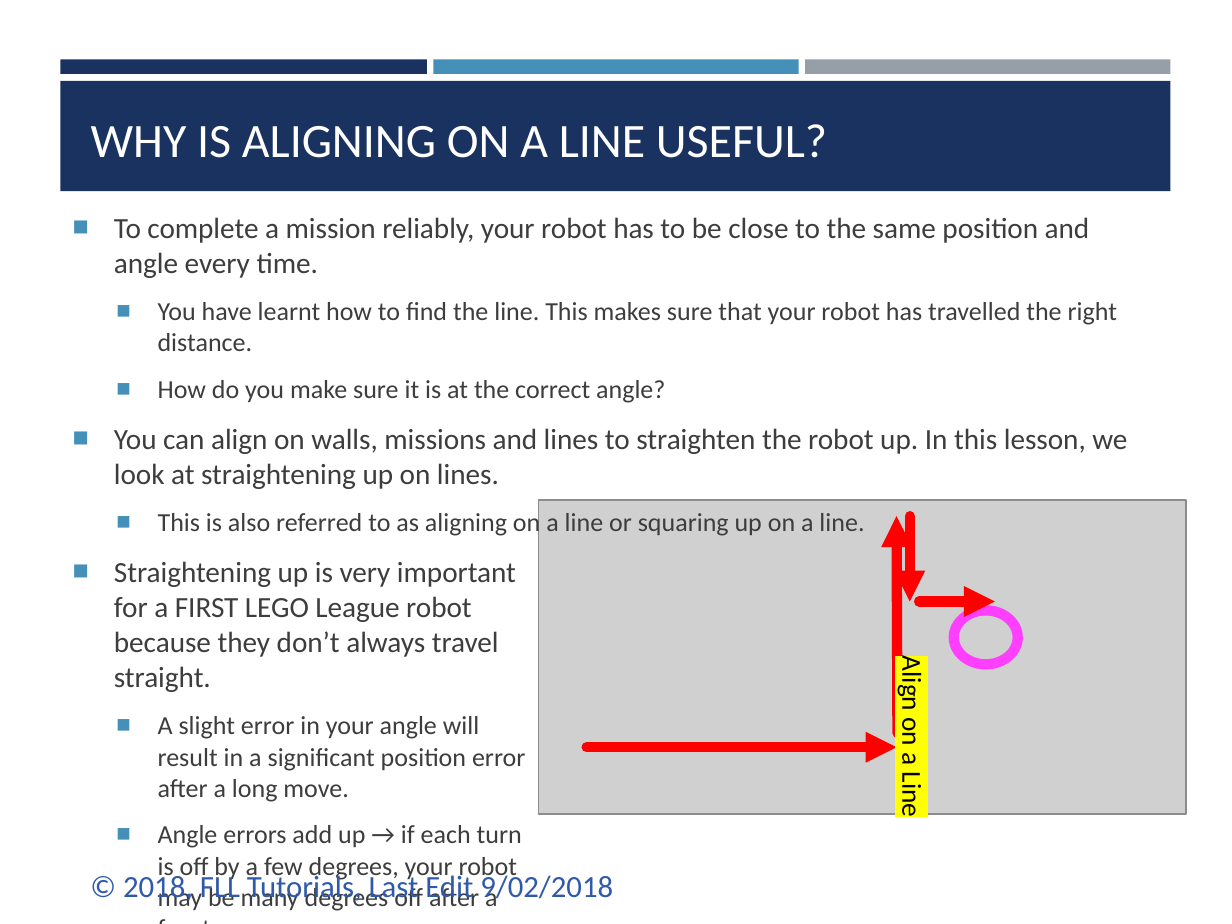
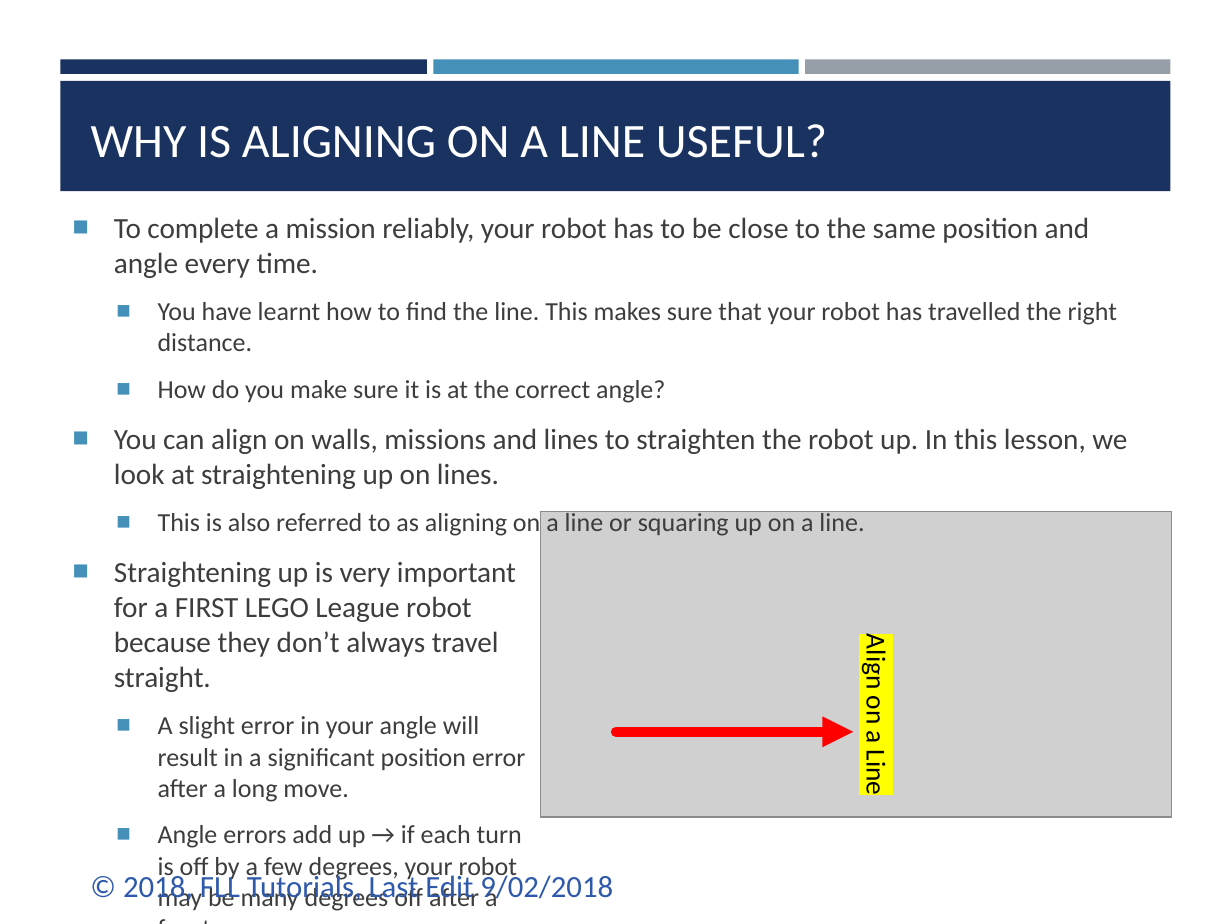
Before and after one commit to ev3lessons/FLL-Tutorials, a slide deck: slide 2 of translations/en-us/RobotGame/AligningOnLines.pptx. Drawn at 1232x924 pixels with LibreOffice and Linux fonts; fonts in the diff are those of the drawing; grey boxes stand for pictures. Boxes give left, top, right and bottom in pixels: in the first picture for what was removed or moved away, otherwise in the second. Text is boxed around its words. In the diff, an @@ line names an element or a change of style, - is before the commit and + after.

```diff
--- a/translations/en-us/RobotGame/AligningOnLines.pptx
+++ b/translations/en-us/RobotGame/AligningOnLines.pptx
@@ picture: place and size @@
-picture at <box>538,500,1186,814</box>
+picture at <box>541,511,1172,817</box>
@@ text "Align on a Line": place and size @@
-text "Align on a Line" at <box>895,661,928,816</box>
+text "Align on a Line" at <box>859,639,892,794</box>
@@ group removed at <box>897,516,1018,733</box>: 3 arrows, 1 ellipse @@
@@ arrow moved from (586, 748) - (897, 748) to (616, 732) - (854, 732) @@
```
Also in this commit, not shown: 1 other slide changed, 13 other files.
